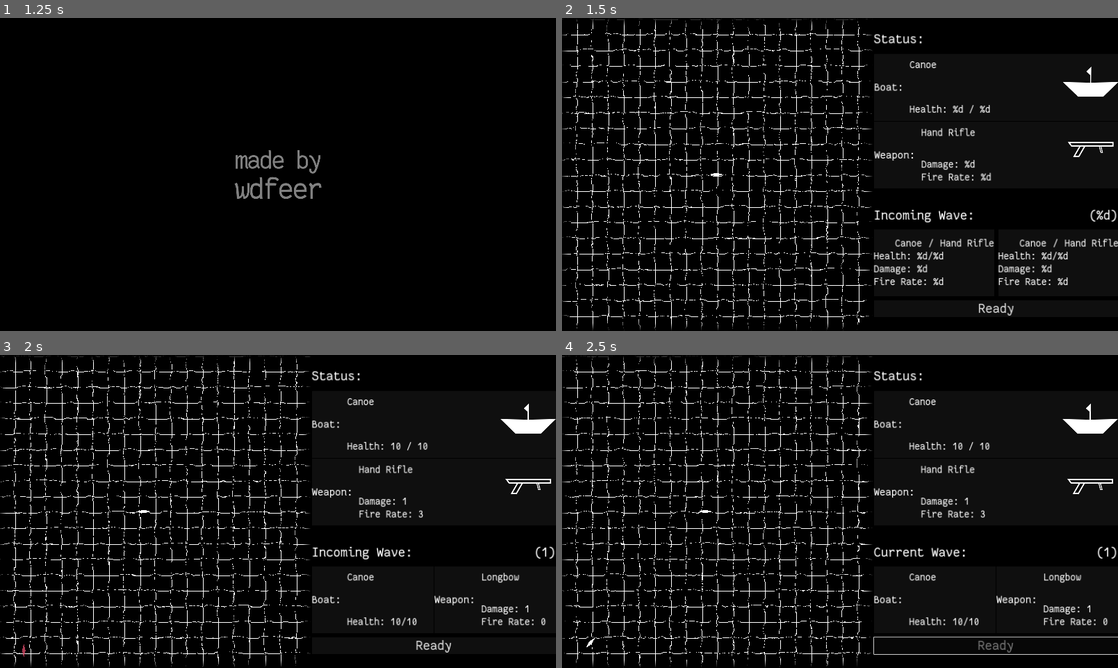
Above: before the commit, frames 1-4 (two rows, left to right).
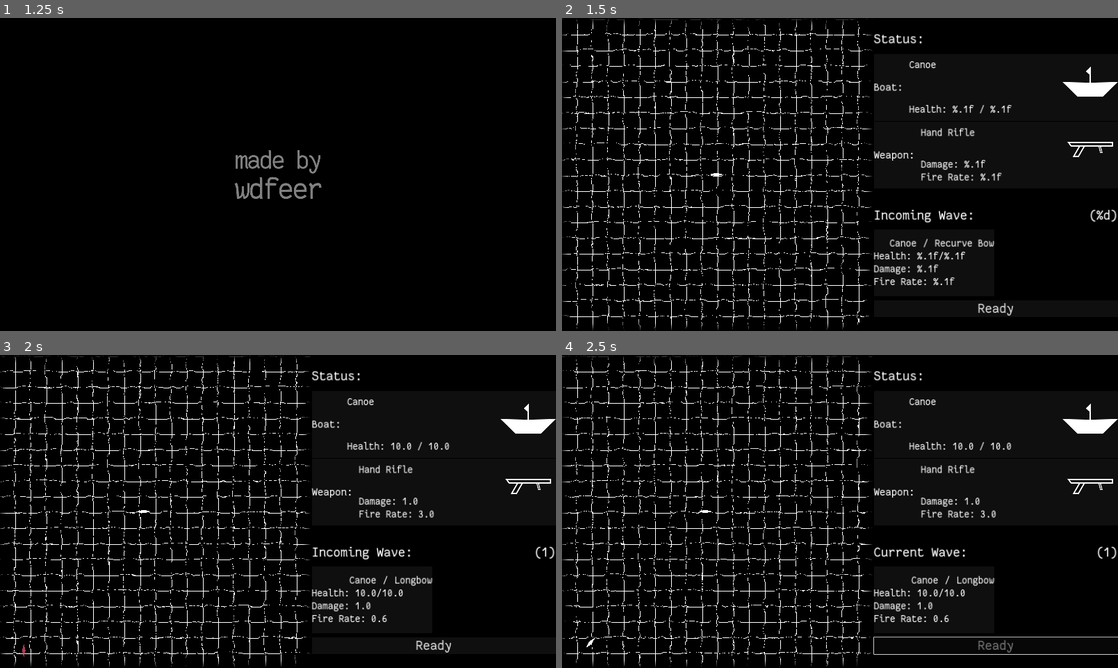
Above: after the commit, the same moments.

Repository: wdfeer/seabattle
Game: Godot game, scene res://src/splash.tscn
Same seed, same stepped clock (60 frames per second), same inputs: the game is played once before the commit and once after it.
Inputs (mouse positions are in pixels of both pictures, inside the frame that each line leads up to):
- Up to frame 1 (1.25 s): move the mouse to (400, 158) at 0.52 s; press the mouse at (400, 158) at 0.53 s; hold D (right) from 0.53 s (still down)
- Up to frame 2 (1.5 s): move the mouse to (728, 190) at 1.27 s; release D (right) at 1.28 s; release the mouse at (728, 190) at 1.28 s; hold S (down) from 1.28 s (still down); click (728, 190) at 1.35 s
- Up to frame 3 (2 s): keep holding S (down)
- Up to frame 4 (2.5 s): release S (down) at 2 s; click "Ready" at 2 s

Frame 1 is identical in both runs. In frame 2, 2.1% of the frame differs, in the area x 56-100%, y 13-96%; in frame 3, 1.5%; in frame 4, 1.5%.

Commit message:
Fix UI

Diff:
--- a/src/game.tscn
+++ b/src/game.tscn
@@ -119,7 +119,7 @@
 alignment = 1
 
 [node name="HBoxContainer1" type="HBoxContainer" parent="UI/PlayerInfo/BoatInfoBox/HBoxContainer"]
-custom_minimum_size = Vector2(560, 0)
+custom_minimum_size = Vector2(720, 0)
 layout_mode = 2
 
 [node name="HBoxContainer" type="HBoxContainer" parent="UI/PlayerInfo/BoatInfoBox/HBoxContainer/HBoxContainer1"]
@@ -156,14 +156,14 @@
 
 [node name="HpLabel" type="Label" parent="UI/PlayerInfo/BoatInfoBox/HBoxContainer/HBoxContainer1/HBoxContainer/VBoxContainer/VBoxContainer2"]
 layout_mode = 2
-text = "Health: %d / %d"
+text = "Health: %.1f / %.1f"
 
 [node name="20Spacer2" type="Control" parent="UI/PlayerInfo/BoatInfoBox/HBoxContainer/HBoxContainer1/HBoxContainer/VBoxContainer"]
 custom_minimum_size = Vector2(20, 20)
 layout_mode = 2
 
 [node name="HBoxContainer2" type="HBoxContainer" parent="UI/PlayerInfo/BoatInfoBox/HBoxContainer"]
-custom_minimum_size = Vector2(560, 0)
+custom_minimum_size = Vector2(400, 0)
 layout_mode = 2
 alignment = 2
 
@@ -181,7 +181,7 @@
 alignment = 1
 
 [node name="HBoxContainer1" type="HBoxContainer" parent="UI/PlayerInfo/WeaponInfoBox/HBoxContainer2"]
-custom_minimum_size = Vector2(560, 0)
+custom_minimum_size = Vector2(720, 0)
 layout_mode = 2
 
 [node name="HBoxContainer" type="HBoxContainer" parent="UI/PlayerInfo/WeaponInfoBox/HBoxContainer2/HBoxContainer1"]
@@ -218,18 +218,18 @@
 
 [node name="DmgLabel" type="Label" parent="UI/PlayerInfo/WeaponInfoBox/HBoxContainer2/HBoxContainer1/HBoxContainer/VBoxContainer/VBoxContainer2"]
 layout_mode = 2
-text = "Damage: %d"
+text = "Damage: %.1f"
 
 [node name="FireRateLabel" type="Label" parent="UI/PlayerInfo/WeaponInfoBox/HBoxContainer2/HBoxContainer1/HBoxContainer/VBoxContainer/VBoxContainer2"]
 layout_mode = 2
-text = "Fire Rate: %d"
+text = "Fire Rate: %.1f"
 
 [node name="20Spacer2" type="Control" parent="UI/PlayerInfo/WeaponInfoBox/HBoxContainer2/HBoxContainer1/HBoxContainer/VBoxContainer"]
 custom_minimum_size = Vector2(20, 20)
 layout_mode = 2
 
 [node name="HBoxContainer2" type="HBoxContainer" parent="UI/PlayerInfo/WeaponInfoBox/HBoxContainer2"]
-custom_minimum_size = Vector2(560, 0)
+custom_minimum_size = Vector2(400, 0)
 layout_mode = 2
 alignment = 2
 
@@ -263,20 +263,19 @@
 custom_minimum_size = Vector2(0, 20)
 layout_mode = 2
 
-[node name="WaveInfo" type="VBoxContainer" parent="UI" node_paths=PackedStringArray("title", "wave_counter", "ready_button", "two_enemies_ui", "single_enemy_info")]
+[node name="WaveInfo" type="VBoxContainer" parent="UI" node_paths=PackedStringArray("title", "wave_counter", "ready_button", "enemies_ui")]
 layout_mode = 2
 script = ExtResource("13_ipohm")
 title = NodePath("../HBoxContainer/WaveTitle")
 wave_counter = NodePath("../HBoxContainer/WaveCounter")
 ready_button = NodePath("ReadyButton")
-two_enemies_ui = NodePath("TwoEnemiesUI")
-single_enemy_info = NodePath("SingleEnemyUI")
-
-[node name="TwoEnemiesUI" type="HBoxContainer" parent="UI/WaveInfo"]
+enemies_ui = NodePath("EnemiesUI")
+
+[node name="EnemiesUI" type="HBoxContainer" parent="UI/WaveInfo"]
 custom_minimum_size = Vector2(0, 308)
 layout_mode = 2
 
-[node name="BoatInfoBox1" type="PanelContainer" parent="UI/WaveInfo/TwoEnemiesUI" node_paths=PackedStringArray("boat_label", "hp_label", "weapon_label", "dmg_label", "fire_rate_label")]
+[node name="BoatInfoBox1" type="PanelContainer" parent="UI/WaveInfo/EnemiesUI" node_paths=PackedStringArray("boat_label", "hp_label", "weapon_label", "dmg_label", "fire_rate_label")]
 custom_minimum_size = Vector2(555, 0)
 layout_mode = 2
 script = ExtResource("11_ggwaq")
@@ -286,55 +285,56 @@
 dmg_label = NodePath("VBoxContainer/VBoxContainer2/DmgLabel")
 fire_rate_label = NodePath("VBoxContainer/VBoxContainer2/FireRateLabel")
 
-[node name="VBoxContainer" type="VBoxContainer" parent="UI/WaveInfo/TwoEnemiesUI/BoatInfoBox1"]
+[node name="VBoxContainer" type="VBoxContainer" parent="UI/WaveInfo/EnemiesUI/BoatInfoBox1"]
 layout_mode = 2
 alignment = 1
 
-[node name="20Spacer1" type="Control" parent="UI/WaveInfo/TwoEnemiesUI/BoatInfoBox1/VBoxContainer"]
-custom_minimum_size = Vector2(20, 20)
-layout_mode = 2
-
-[node name="HBoxContainer" type="HBoxContainer" parent="UI/WaveInfo/TwoEnemiesUI/BoatInfoBox1/VBoxContainer"]
-layout_mode = 2
-alignment = 2
-
-[node name="BoatName" type="Label" parent="UI/WaveInfo/TwoEnemiesUI/BoatInfoBox1/VBoxContainer/HBoxContainer"]
+[node name="20Spacer1" type="Control" parent="UI/WaveInfo/EnemiesUI/BoatInfoBox1/VBoxContainer"]
+custom_minimum_size = Vector2(20, 20)
+layout_mode = 2
+
+[node name="HBoxContainer" type="HBoxContainer" parent="UI/WaveInfo/EnemiesUI/BoatInfoBox1/VBoxContainer"]
+layout_mode = 2
+alignment = 2
+
+[node name="BoatName" type="Label" parent="UI/WaveInfo/EnemiesUI/BoatInfoBox1/VBoxContainer/HBoxContainer"]
 layout_mode = 2
 text = "Canoe"
 
-[node name="LabelSpacer" type="Label" parent="UI/WaveInfo/TwoEnemiesUI/BoatInfoBox1/VBoxContainer/HBoxContainer"]
+[node name="LabelSpacer" type="Label" parent="UI/WaveInfo/EnemiesUI/BoatInfoBox1/VBoxContainer/HBoxContainer"]
 layout_mode = 2
 text = " / "
 
-[node name="GunName" type="Label" parent="UI/WaveInfo/TwoEnemiesUI/BoatInfoBox1/VBoxContainer/HBoxContainer"]
-layout_mode = 2
-text = "Hand Rifle"
+[node name="GunName" type="Label" parent="UI/WaveInfo/EnemiesUI/BoatInfoBox1/VBoxContainer/HBoxContainer"]
+layout_mode = 2
+text = "Recurve Bow"
 horizontal_alignment = 2
 
-[node name="VBoxContainer2" type="VBoxContainer" parent="UI/WaveInfo/TwoEnemiesUI/BoatInfoBox1/VBoxContainer"]
-layout_mode = 2
-
-[node name="HpLabel" type="Label" parent="UI/WaveInfo/TwoEnemiesUI/BoatInfoBox1/VBoxContainer/VBoxContainer2"]
-layout_mode = 2
-text = "Health: %d/%d"
-
-[node name="DmgLabel" type="Label" parent="UI/WaveInfo/TwoEnemiesUI/BoatInfoBox1/VBoxContainer/VBoxContainer2"]
-layout_mode = 2
-text = "Damage: %d"
-
-[node name="FireRateLabel" type="Label" parent="UI/WaveInfo/TwoEnemiesUI/BoatInfoBox1/VBoxContainer/VBoxContainer2"]
-layout_mode = 2
-text = "Fire Rate: %d"
-
-[node name="20Spacer2" type="Control" parent="UI/WaveInfo/TwoEnemiesUI/BoatInfoBox1/VBoxContainer"]
-custom_minimum_size = Vector2(20, 20)
-layout_mode = 2
-
-[node name="10Spacer" type="Control" parent="UI/WaveInfo/TwoEnemiesUI"]
+[node name="VBoxContainer2" type="VBoxContainer" parent="UI/WaveInfo/EnemiesUI/BoatInfoBox1/VBoxContainer"]
+layout_mode = 2
+
+[node name="HpLabel" type="Label" parent="UI/WaveInfo/EnemiesUI/BoatInfoBox1/VBoxContainer/VBoxContainer2"]
+layout_mode = 2
+text = "Health: %.1f/%.1f"
+
+[node name="DmgLabel" type="Label" parent="UI/WaveInfo/EnemiesUI/BoatInfoBox1/VBoxContainer/VBoxContainer2"]
+layout_mode = 2
+text = "Damage: %.1f"
+
+[node name="FireRateLabel" type="Label" parent="UI/WaveInfo/EnemiesUI/BoatInfoBox1/VBoxContainer/VBoxContainer2"]
+layout_mode = 2
+text = "Fire Rate: %.1f"
+
+[node name="20Spacer2" type="Control" parent="UI/WaveInfo/EnemiesUI/BoatInfoBox1/VBoxContainer"]
+custom_minimum_size = Vector2(20, 20)
+layout_mode = 2
+
+[node name="10Spacer" type="Control" parent="UI/WaveInfo/EnemiesUI"]
 custom_minimum_size = Vector2(10, 10)
 layout_mode = 2
 
-[node name="BoatInfoBox2" type="PanelContainer" parent="UI/WaveInfo/TwoEnemiesUI" node_paths=PackedStringArray("boat_label", "hp_label", "weapon_label", "dmg_label", "fire_rate_label")]
+[node name="BoatInfoBox2" type="PanelContainer" parent="UI/WaveInfo/EnemiesUI" node_paths=PackedStringArray("boat_label", "hp_label", "weapon_label", "dmg_label", "fire_rate_label")]
+visible = false
 custom_minimum_size = Vector2(555, 0)
 layout_mode = 2
 script = ExtResource("11_ggwaq")
@@ -344,149 +344,47 @@
 dmg_label = NodePath("VBoxContainer/VBoxContainer2/DmgLabel")
 fire_rate_label = NodePath("VBoxContainer/VBoxContainer2/FireRateLabel")
 
-[node name="VBoxContainer" type="VBoxContainer" parent="UI/WaveInfo/TwoEnemiesUI/BoatInfoBox2"]
+[node name="VBoxContainer" type="VBoxContainer" parent="UI/WaveInfo/EnemiesUI/BoatInfoBox2"]
 layout_mode = 2
 alignment = 1
 
-[node name="20Spacer1" type="Control" parent="UI/WaveInfo/TwoEnemiesUI/BoatInfoBox2/VBoxContainer"]
-custom_minimum_size = Vector2(20, 20)
-layout_mode = 2
-
-[node name="HBoxContainer" type="HBoxContainer" parent="UI/WaveInfo/TwoEnemiesUI/BoatInfoBox2/VBoxContainer"]
-layout_mode = 2
-alignment = 2
-
-[node name="BoatName" type="Label" parent="UI/WaveInfo/TwoEnemiesUI/BoatInfoBox2/VBoxContainer/HBoxContainer"]
+[node name="20Spacer1" type="Control" parent="UI/WaveInfo/EnemiesUI/BoatInfoBox2/VBoxContainer"]
+custom_minimum_size = Vector2(20, 20)
+layout_mode = 2
+
+[node name="HBoxContainer" type="HBoxContainer" parent="UI/WaveInfo/EnemiesUI/BoatInfoBox2/VBoxContainer"]
+layout_mode = 2
+alignment = 2
+
+[node name="BoatName" type="Label" parent="UI/WaveInfo/EnemiesUI/BoatInfoBox2/VBoxContainer/HBoxContainer"]
 layout_mode = 2
 text = "Canoe"
 
-[node name="LabelSpacer" type="Label" parent="UI/WaveInfo/TwoEnemiesUI/BoatInfoBox2/VBoxContainer/HBoxContainer"]
+[node name="LabelSpacer" type="Label" parent="UI/WaveInfo/EnemiesUI/BoatInfoBox2/VBoxContainer/HBoxContainer"]
 layout_mode = 2
 text = " / "
 
-[node name="GunName" type="Label" parent="UI/WaveInfo/TwoEnemiesUI/BoatInfoBox2/VBoxContainer/HBoxContainer"]
+[node name="GunName" type="Label" parent="UI/WaveInfo/EnemiesUI/BoatInfoBox2/VBoxContainer/HBoxContainer"]
 layout_mode = 2
 text = "Hand Rifle"
 horizontal_alignment = 2
 
-[node name="VBoxContainer2" type="VBoxContainer" parent="UI/WaveInfo/TwoEnemiesUI/BoatInfoBox2/VBoxContainer"]
-layout_mode = 2
-
-[node name="HpLabel" type="Label" parent="UI/WaveInfo/TwoEnemiesUI/BoatInfoBox2/VBoxContainer/VBoxContainer2"]
-layout_mode = 2
-text = "Health: %d/%d"
-
-[node name="DmgLabel" type="Label" parent="UI/WaveInfo/TwoEnemiesUI/BoatInfoBox2/VBoxContainer/VBoxContainer2"]
-layout_mode = 2
-text = "Damage: %d"
-
-[node name="FireRateLabel" type="Label" parent="UI/WaveInfo/TwoEnemiesUI/BoatInfoBox2/VBoxContainer/VBoxContainer2"]
-layout_mode = 2
-text = "Fire Rate: %d"
-
-[node name="20Spacer2" type="Control" parent="UI/WaveInfo/TwoEnemiesUI/BoatInfoBox2/VBoxContainer"]
-custom_minimum_size = Vector2(20, 20)
-layout_mode = 2
-
-[node name="SingleEnemyUI" type="HBoxContainer" parent="UI/WaveInfo" node_paths=PackedStringArray("boat_label", "hp_label", "weapon_label", "dmg_label", "fire_rate_label")]
-visible = false
-layout_mode = 2
-script = ExtResource("11_ggwaq")
-boat_label = NodePath("BoatInfoBox/HBoxContainer/VBoxContainer/VBoxContainer1/BoatName")
-hp_label = NodePath("BoatInfoBox/HBoxContainer/VBoxContainer/VBoxContainer2/HpLabel")
-weapon_label = NodePath("WeaponInfoBox/HBoxContainer/VBoxContainer/VBoxContainer1/GunName")
-dmg_label = NodePath("WeaponInfoBox/HBoxContainer/VBoxContainer/VBoxContainer2/DmgLabel")
-fire_rate_label = NodePath("WeaponInfoBox/HBoxContainer/VBoxContainer/VBoxContainer2/FireRateLabel")
-
-[node name="BoatInfoBox" type="PanelContainer" parent="UI/WaveInfo/SingleEnemyUI"]
-custom_minimum_size = Vector2(560, 0)
-layout_mode = 2
-
-[node name="HBoxContainer" type="HBoxContainer" parent="UI/WaveInfo/SingleEnemyUI/BoatInfoBox"]
-layout_mode = 2
-
-[node name="Label" type="Label" parent="UI/WaveInfo/SingleEnemyUI/BoatInfoBox/HBoxContainer"]
-layout_mode = 2
-theme_override_font_sizes/font_size = 52
-text = "Boat:"
-
-[node name="20Spacer" type="Control" parent="UI/WaveInfo/SingleEnemyUI/BoatInfoBox/HBoxContainer"]
-custom_minimum_size = Vector2(20, 20)
-layout_mode = 2
-
-[node name="VBoxContainer" type="VBoxContainer" parent="UI/WaveInfo/SingleEnemyUI/BoatInfoBox/HBoxContainer"]
-layout_mode = 2
-
-[node name="20Spacer1" type="Control" parent="UI/WaveInfo/SingleEnemyUI/BoatInfoBox/HBoxContainer/VBoxContainer"]
-custom_minimum_size = Vector2(20, 20)
-layout_mode = 2
-
-[node name="VBoxContainer1" type="VBoxContainer" parent="UI/WaveInfo/SingleEnemyUI/BoatInfoBox/HBoxContainer/VBoxContainer"]
-custom_minimum_size = Vector2(0, 128)
-layout_mode = 2
-
-[node name="BoatName" type="Label" parent="UI/WaveInfo/SingleEnemyUI/BoatInfoBox/HBoxContainer/VBoxContainer/VBoxContainer1"]
-layout_mode = 2
-text = "Canoe"
-
-[node name="VBoxContainer2" type="VBoxContainer" parent="UI/WaveInfo/SingleEnemyUI/BoatInfoBox/HBoxContainer/VBoxContainer"]
-custom_minimum_size = Vector2(0, 128)
-layout_mode = 2
-alignment = 2
-
-[node name="HpLabel" type="Label" parent="UI/WaveInfo/SingleEnemyUI/BoatInfoBox/HBoxContainer/VBoxContainer/VBoxContainer2"]
-layout_mode = 2
-text = "Health: %d/%d"
-
-[node name="20Spacer2" type="Control" parent="UI/WaveInfo/SingleEnemyUI/BoatInfoBox/HBoxContainer/VBoxContainer"]
-custom_minimum_size = Vector2(20, 20)
-layout_mode = 2
-
-[node name="WeaponInfoBox" type="PanelContainer" parent="UI/WaveInfo/SingleEnemyUI"]
-custom_minimum_size = Vector2(560, 0)
-layout_mode = 2
-
-[node name="HBoxContainer" type="HBoxContainer" parent="UI/WaveInfo/SingleEnemyUI/WeaponInfoBox"]
-layout_mode = 2
-
-[node name="Label" type="Label" parent="UI/WaveInfo/SingleEnemyUI/WeaponInfoBox/HBoxContainer"]
-layout_mode = 2
-theme_override_font_sizes/font_size = 52
-text = "Weapon:"
-
-[node name="20Spacer" type="Control" parent="UI/WaveInfo/SingleEnemyUI/WeaponInfoBox/HBoxContainer"]
-custom_minimum_size = Vector2(20, 20)
-layout_mode = 2
-
-[node name="VBoxContainer" type="VBoxContainer" parent="UI/WaveInfo/SingleEnemyUI/WeaponInfoBox/HBoxContainer"]
-layout_mode = 2
-
-[node name="20Spacer1" type="Control" parent="UI/WaveInfo/SingleEnemyUI/WeaponInfoBox/HBoxContainer/VBoxContainer"]
-custom_minimum_size = Vector2(20, 20)
-layout_mode = 2
-
-[node name="VBoxContainer1" type="VBoxContainer" parent="UI/WaveInfo/SingleEnemyUI/WeaponInfoBox/HBoxContainer/VBoxContainer"]
-custom_minimum_size = Vector2(0, 128)
-layout_mode = 2
-
-[node name="GunName" type="Label" parent="UI/WaveInfo/SingleEnemyUI/WeaponInfoBox/HBoxContainer/VBoxContainer/VBoxContainer1"]
-layout_mode = 2
-text = "Hand Rifle"
-
-[node name="VBoxContainer2" type="VBoxContainer" parent="UI/WaveInfo/SingleEnemyUI/WeaponInfoBox/HBoxContainer/VBoxContainer"]
-custom_minimum_size = Vector2(0, 128)
-layout_mode = 2
-alignment = 2
-
-[node name="DmgLabel" type="Label" parent="UI/WaveInfo/SingleEnemyUI/WeaponInfoBox/HBoxContainer/VBoxContainer/VBoxContainer2"]
-layout_mode = 2
-text = "Damage: %d"
-
-[node name="FireRateLabel" type="Label" parent="UI/WaveInfo/SingleEnemyUI/WeaponInfoBox/HBoxContainer/VBoxContainer/VBoxContainer2"]
-layout_mode = 2
-text = "Fire Rate: %d"
-
-[node name="20Spacer2" type="Control" parent="UI/WaveInfo/SingleEnemyUI/WeaponInfoBox/HBoxContainer/VBoxContainer"]
+[node name="VBoxContainer2" type="VBoxContainer" parent="UI/WaveInfo/EnemiesUI/BoatInfoBox2/VBoxContainer"]
+layout_mode = 2
+
+[node name="HpLabel" type="Label" parent="UI/WaveInfo/EnemiesUI/BoatInfoBox2/VBoxContainer/VBoxContainer2"]
+layout_mode = 2
+text = "Health: %.1f/%.1f"
+
+[node name="DmgLabel" type="Label" parent="UI/WaveInfo/EnemiesUI/BoatInfoBox2/VBoxContainer/VBoxContainer2"]
+layout_mode = 2
+text = "Damage: %.1f"
+
+[node name="FireRateLabel" type="Label" parent="UI/WaveInfo/EnemiesUI/BoatInfoBox2/VBoxContainer/VBoxContainer2"]
+layout_mode = 2
+text = "Fire Rate: %.1f"
+
+[node name="20Spacer2" type="Control" parent="UI/WaveInfo/EnemiesUI/BoatInfoBox2/VBoxContainer"]
 custom_minimum_size = Vector2(20, 20)
 layout_mode = 2
 
--- a/src/static/waves.gd
+++ b/src/static/waves.gd
@@ -40,7 +40,7 @@
 	var side = sides_lines[i] as Array[Vector2]
 	boat.global_position = side[0].lerp(side[1], randf())
 	boat.rotation = sides_rotations[i]
-	WeaponTypes.set_weapon(boat, randi_range(0, 1) if wave_counter < 3 else randi_range(2, len(WeaponTypes.types)))
+	WeaponTypes.set_weapon(boat, randi_range(0, 1) if wave_counter < 3 else randi_range(2, len(WeaponTypes.types) - 1))
 
 static func get_enemies() -> Array:
 	return instance.get_tree().get_nodes_in_group("boats").filter(func(b):
--- a/src/static/weapon_types.gd
+++ b/src/static/weapon_types.gd
@@ -5,7 +5,7 @@
 	["Longbow", 1, 0.6, 300],
 	["Musket", 2, 1, 500],
 	["Hand Rifle", 2, 2, 600],
-	["SMG", 1, 6, 500],
+	["SMG", 1, 6, 300],
 	["Bolt Rifle", 5, 0.5, 800],
 ]
 
--- a/src/ui/wave_info.gd
+++ b/src/ui/wave_info.gd
@@ -5,10 +5,8 @@
 @onready var wave_counter_text = wave_counter.text
 @export var ready_button: Button
 
-@export var two_enemies_ui: Control
-@onready var two_enemies_infos = two_enemies_ui.get_children().filter(func(n): return n is BoatInfo)
-
-@export var single_enemy_info: BoatInfo
+@export var enemies_ui: Control
+@onready var enemies_infos = enemies_ui.get_children().filter(func(n): return n is BoatInfo)
 
 func _process(delta: float) -> void:
 	if Waves.wave_state == Waves.WaveState.Waiting:
@@ -21,17 +19,14 @@
 	wave_counter.text = wave_counter_text % Waves.wave_counter
 
 	var enemies = Waves.get_enemies()
-	var enemy_count = len(enemies)
-	if enemy_count == 2:
-		two_enemies_ui.visible = true
-		single_enemy_info.visible = false
-		for i in 2:
-			two_enemies_infos[i].boat = enemies[i]
-	elif enemy_count == 1:
-		var enemy: Boat = enemies[0]
-		two_enemies_ui.visible = false
-		single_enemy_info.visible = true
-		single_enemy_info.boat = enemy
+	if enemies.is_empty():
+		enemies_ui.visible = false
 	else:
-		two_enemies_ui.visible = false
-		single_enemy_info.visible = false
+		enemies_ui.visible = true
+		for i in len(enemies_infos):
+			if len(enemies) > i:
+				enemies_infos[i].boat = enemies[i]
+				enemies_infos[i].visible = true
+			else:
+				enemies_infos[i].boat = null
+				enemies_infos[i].visible = false
